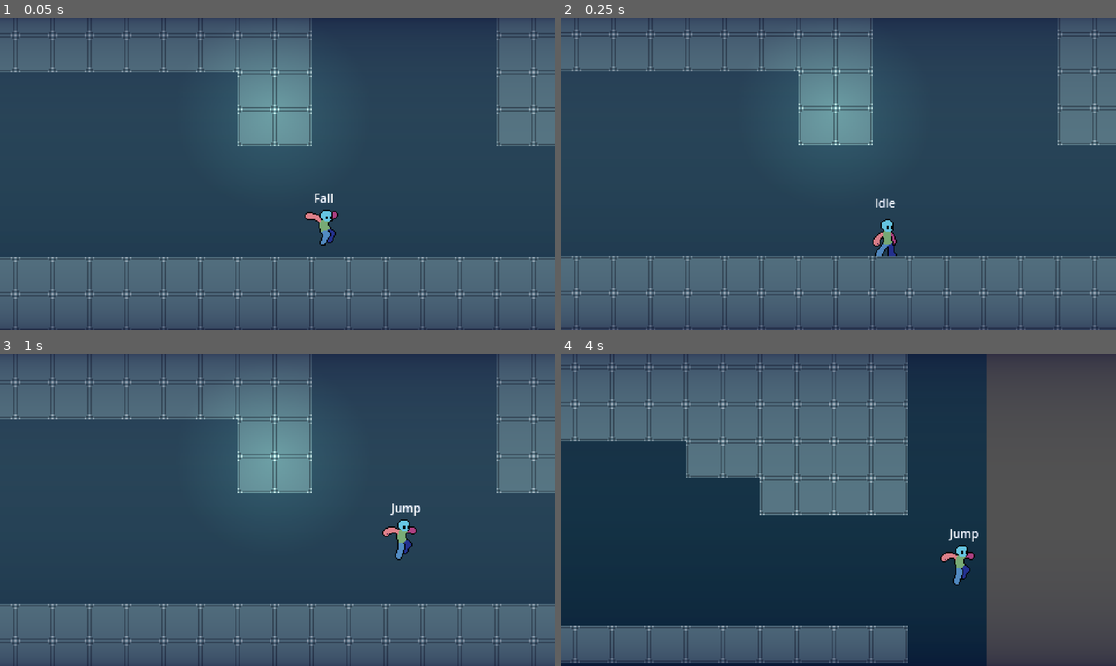
Above: before the commit, frames 1-4 (two rows, left to right).
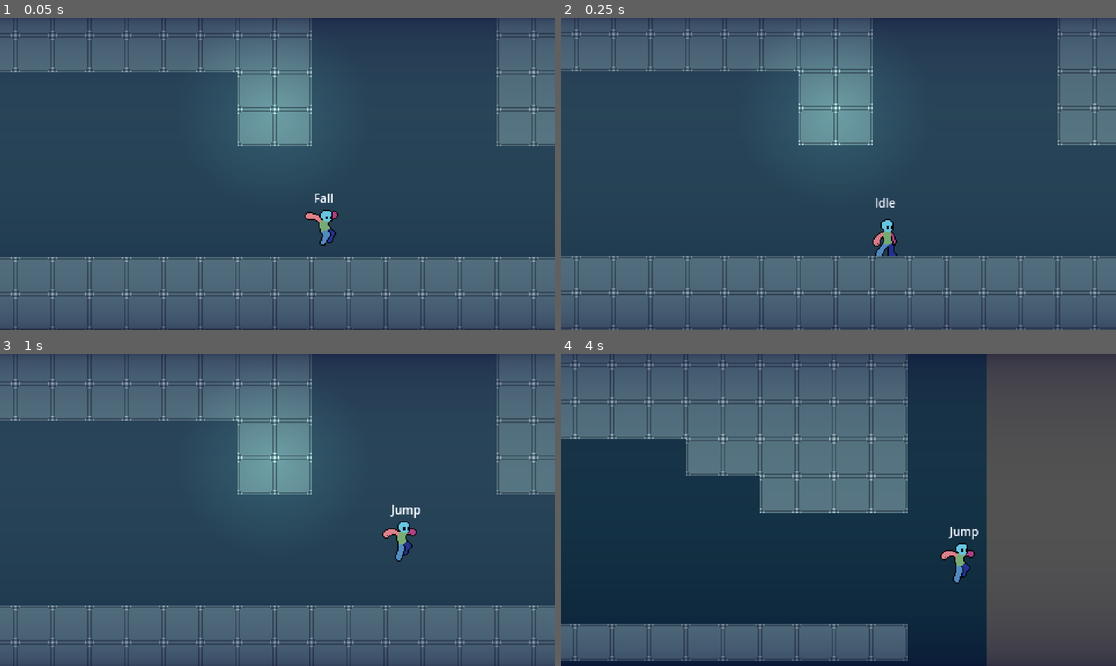
Above: after the commit, the same moments.

Repository: TianJunShi1/harry-forge
Game: Godot game, scene res://main.tscn
Two runs of this game, one before a commit and one after it. Both use one fixed random seed, a clock stepped at 60 frames per second and the inputs below.
Inputs (mouse positions are in pixels of both pictures, inside the frame that each line leads up to):
- Up to frame 1 (0.05 s): no input
- Up to frame 2 (0.25 s): no input
- Up to frame 3 (1 s): move the mouse to (399, 494) at 0.52 s; hold D (right) from 0.53 s (still down); tap Shift (run) at 0.6 s; tap Space (jump) at 0.77 s
- Up to frame 4 (4 s): move the mouse to (727, 525) at 1.27 s; tap Shift (run) every 0.75 s from 1.35 to 3.6 s; tap Space (jump) at 1.52, 3.02, 3.77 s; move the mouse to (894, 441) at 2.02 s; release D (right) at 2.03 s; hold A (left) 2.03-2.78 s; move the mouse to (810, 572) at 2.77 s; hold D (right) from 2.78 s (still down); move the mouse to (1005, 556) at 3.52 s

Frame 1 is identical in both runs. In frame 2, 0.2% of the frame differs, in the area x 1-100%, y 3-100%; in frame 3, 4.7%; in frame 4, 5.0%, in the area x 0-76%, y 2-100%.

Commit message:
修复 Y 死区跳跃后相机漂移至高处的 bug
问题根因：跳跃期间 Y 死区令相机向上漂移；落地后玩家回到原位
仍处于漂移后死区范围内，相机永久卡在高处。
同时 fall_catch_up_smoothing 在玩家尚在相机上方时以高速率
向上加速相机，造成"先慢后突然加速"的异常手感。

修复：竖向速度超过 fall_catch_up_velocity_threshold 时（跳跃/
快速下落）绕过 Y 死区，交由正常 follow + fall_catch_up 处理；
Y 死区仅在小幅竖向移动（地面台阶）时生效。X 死区不受影响。

https://claude.ai/code/session_01Nep7k7bm9abyPcpCngC5Ws

Diff:
--- a/general/scripts/game_camera.gd
+++ b/general/scripts/game_camera.gd
@@ -495,12 +495,18 @@
 		if dead_zone_height > 0.0:
 			var half_h := dead_zone_height * 0.5
 			var dy := target_pos.y - _smoothed_position.y
-			if dy > half_h:
-				dead_zone_target.y = target_pos.y - half_h
-			elif dy < -half_h:
-				dead_zone_target.y = target_pos.y + half_h
-			else:
-				dead_zone_target.y = _smoothed_position.y
+			# 竖向速度超阈值时（跳跃/快速下落）绕过 Y 死区：
+			# 死区期间相机向上漂移，落地后玩家回到原点却仍在死区内，
+			# 导致相机永久卡在高处；绕过后由 fall_catch_up_smoothing 正常接管。
+			var vy_large := "velocity" in follow_target and \
+					absf(follow_target.velocity.y) >= fall_catch_up_velocity_threshold
+			if not vy_large:
+				if dy > half_h:
+					dead_zone_target.y = target_pos.y - half_h
+				elif dy < -half_h:
+					dead_zone_target.y = target_pos.y + half_h
+				else:
+					dead_zone_target.y = _smoothed_position.y
 		target_pos = dead_zone_target
 
 	# 软边界减速
